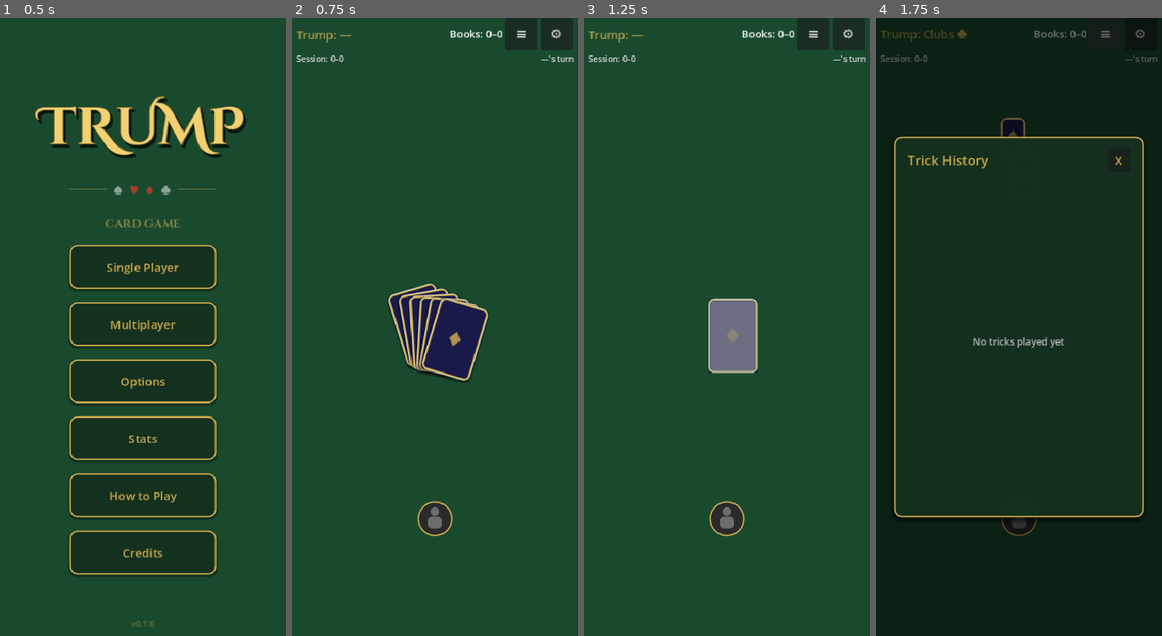
Above: before the commit, frames 1-4 (left to right).
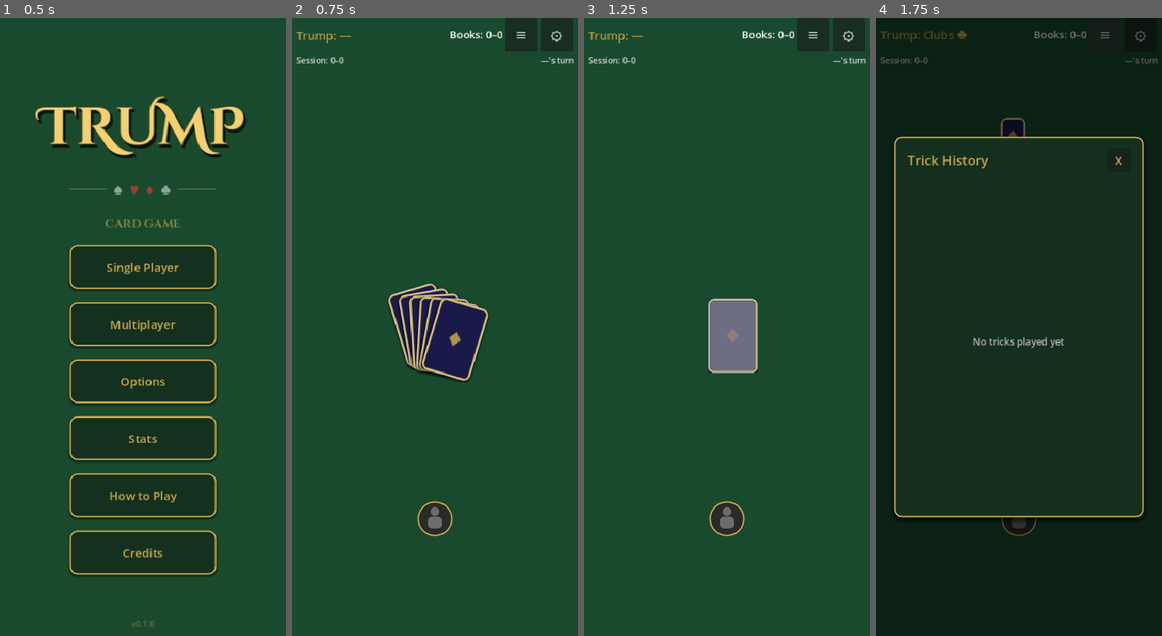
Above: after the commit, the same moments.

Repository: randyramsaywack/trump-mobile-card-game
Game: Godot game, scene res://scenes/ui/room_waiting.tscn
Same seed, same stepped clock (60 frames per second), same inputs: the game is played once before the commit and once after it. This scene is started directly instead of the project's main scene.
Inputs:
- Up to frame 1 (0.5 s): no input
- Up to frame 2 (0.75 s): click "Single Player" at 0.5 s
- Up to frame 3 (1.25 s): no input
- Up to frame 4 (1.75 s): click "≡" at 1.25 s

Frame 1 is identical in both runs. In frame 2, 0.5% of the frame differs, in the area x 1-99%, y 1-8%; in frame 3, 0.5%; in frame 4, 0.3%.
Error before the commit: Invalid access to property or key 'player_name' on a base object of type 'Node (settings.gd)'. (res://scripts/ui/game_table_ui.gd:122)
Error after the commit: Invalid access to property or key 'player_name' on a base object of type 'Node (settings.gd)'. (res://scripts/ui/game_table_ui.gd:126)

Commit message:
feat(mp): copy-code button + letters-only room codes; fix(ios): wire HUD glyph fallback
Multiplayer:
- Add a Copy Code button to the waiting room that copies the active
  room code via DisplayServer.clipboard_set, with a toast confirmation.
  Disabled while the code is the placeholder.
- Switch ROOM_CODE_ALPHABET from alphanumeric to letters-only
  (excludes I/O for readability). Still 24^6 = ~191M combinations.
  CLAUDE.md spec updated to match. Server-side validation already
  reads from this constant; client-side input still uppercases.

iOS:
- Wire SuitFont.apply() onto SettingsButton (⚙) and HistoryButton (≡)
  in game_table_ui.gd. iOS's default font lacks U+2699 and U+2261, so
  the glyphs were rendering as nothing on device.

Co-Authored-By: Claude Opus 4.7 (1M context) <noreply@anthropic.com>

Diff:
--- a/scenes/ui/room_waiting.tscn
+++ b/scenes/ui/room_waiting.tscn
@@ -35,6 +35,12 @@
 theme_override_font_sizes/font_size = 56
 theme_override_colors/font_color = Color(0.95, 0.82, 0.45, 1)
 
+[node name="CopyButton" type="Button" parent="Center"]
+layout_mode = 2
+custom_minimum_size = Vector2(0, 38)
+text = "Copy Code"
+theme_override_font_sizes/font_size = 14
+
 [node name="Seat0" type="Label" parent="Center"]
 layout_mode = 2
 text = "Seat 1: Empty — AI will fill"
--- a/scripts/net/protocol.gd
+++ b/scripts/net/protocol.gd
@@ -70,7 +70,7 @@
 const MAX_PEERS := 8
 const MAX_PLAYERS_PER_ROOM := 4
 const ROOM_CODE_LENGTH := 6
-const ROOM_CODE_ALPHABET := "23456789ABCDEFGHJKLMNPQRSTUVWXYZ"  # excludes 0/O/1/I
+const ROOM_CODE_ALPHABET := "ABCDEFGHJKLMNPQRSTUVWXYZ"  # letters only; excludes I/O for readability
 const USERNAME_MAX_LEN := 12
 
 ## Build a message dict. Returns the exact shape the wire expects.
--- a/scripts/ui/game_table_ui.gd
+++ b/scripts/ui/game_table_ui.gd
@@ -83,8 +83,12 @@
 
 func _ready() -> void:
 	# Safety net: ensure suit glyphs render even if the default font lacks them.
+	# iOS's default font doesn't ship U+2699 (⚙) or U+2261 (≡), so the HUD
+	# buttons need the symbol-font fallback too.
 	SuitFont.apply(trump_label)
 	SuitFont.apply(trump_watermark)
+	SuitFont.apply(settings_button)
+	SuitFont.apply(history_button)
 	timer_label.visible = false
 	_apply_card_sizing()
 	get_viewport().size_changed.connect(_apply_card_sizing)
--- a/scripts/ui/room_waiting_ui.gd
+++ b/scripts/ui/room_waiting_ui.gd
@@ -12,10 +12,12 @@
 ]
 @onready var start_button: Button = $Center/StartButton
 @onready var leave_button: Button = $Center/LeaveButton
+@onready var copy_button: Button = $Center/CopyButton
 
 func _ready() -> void:
 	start_button.pressed.connect(_on_start_pressed)
 	leave_button.pressed.connect(_leave)
+	copy_button.pressed.connect(_on_copy_pressed)
 	NetworkState.room_state_changed.connect(_render)
 	NetworkState.connection_state_changed.connect(_on_connection_state_changed)
 	NetworkState.error_received.connect(_on_error_received)
@@ -27,6 +29,7 @@
 
 func _render() -> void:
 	code_label.text = NetworkState.room_code if NetworkState.room_code != "" else "------"
+	copy_button.disabled = NetworkState.room_code == ""
 	var by_seat := {}
 	for p in NetworkState.players:
 		by_seat[int(p["seat"])] = p
@@ -45,6 +48,12 @@
 
 func _on_start_pressed() -> void:
 	NetworkState.start_game()
+
+func _on_copy_pressed() -> void:
+	if NetworkState.room_code == "":
+		return
+	DisplayServer.clipboard_set(NetworkState.room_code)
+	_show_toast("Code copied to clipboard")
 
 func _on_connection_state_changed(state: int) -> void:
 	if state == NetworkState.ConnectionState.DISCONNECTED:
Not shown, changed: CLAUDE.md
